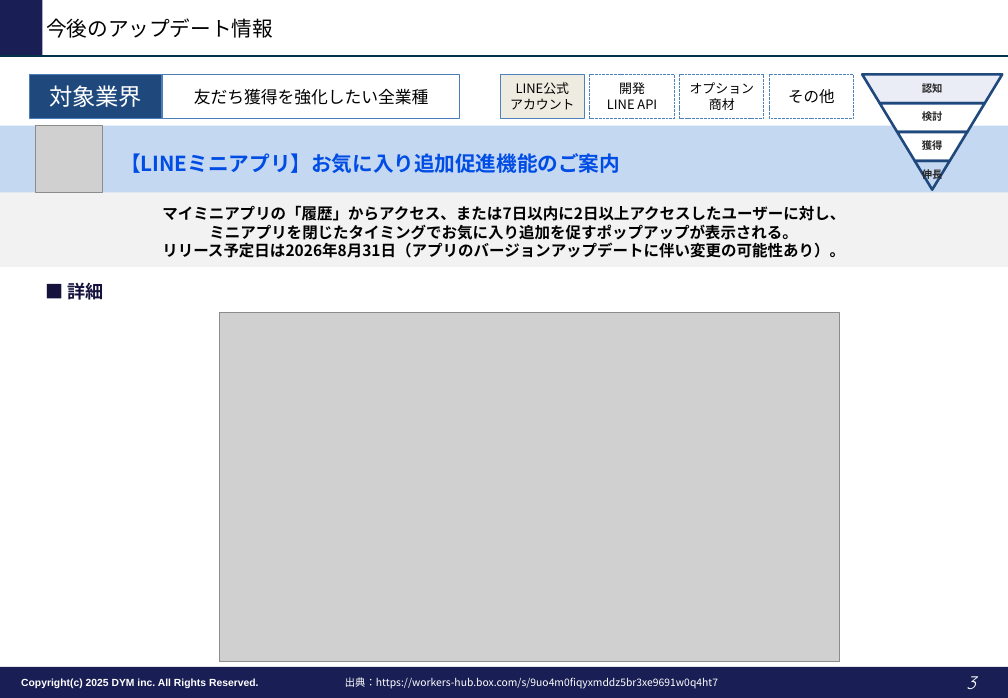
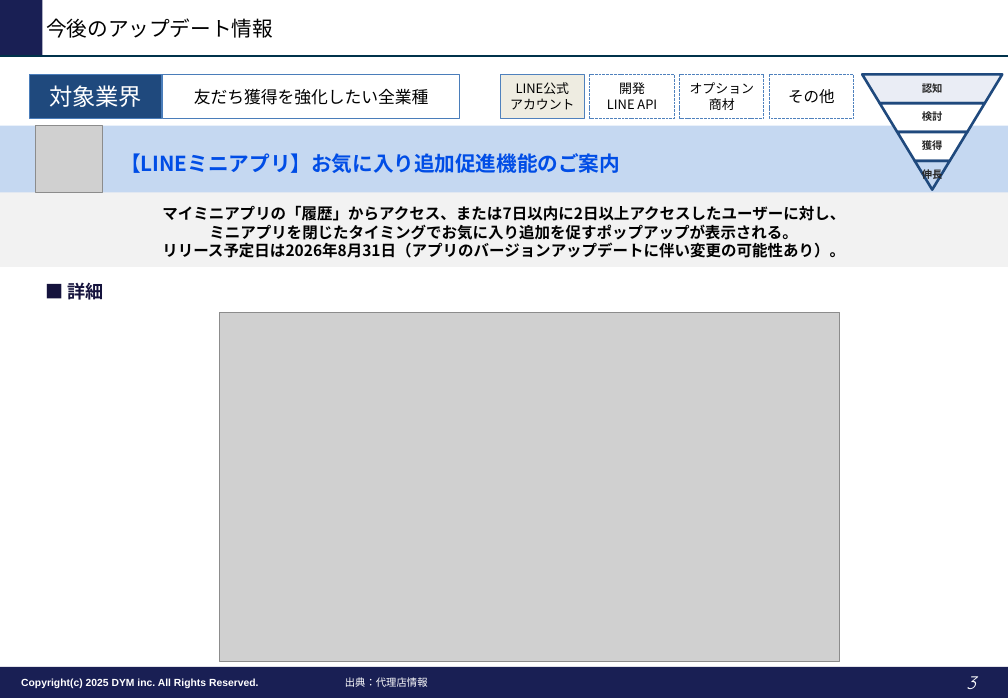
Before and after one commit to tonomura-r-dev/folder, a slide deck: slide 3 of LINEOA媒体最新情報_2026年9月トレンドレポート.pptx. Drawn at 1008x698 pixels with LibreOffice and Linux fonts; fonts in the diff are those of the drawing; grey boxes stand for pictures; background and template pictures are left out. Boxes give left, top, right and bottom in pixels: in the first picture for what was removed or moved away, otherwise in the second. Text is boxed around its words. In the diff, an @@ line names an element or a change of style, - is before the commit and + after.

```diff
--- a/LINEOA媒体最新情報_2026年9月トレンドレポート.pptx
+++ b/LINEOA媒体最新情報_2026年9月トレンドレポート.pptx
@@ text at [345, 677, 428, 687]: text changed @@
-出典：https://workers-hub.box.com/s/9uo4m0fiqyxmddz5br3xe9691w0q4ht7
+出典：代理店情報
```
Also in this commit, not shown: 8 other slides changed, 4 other files.
